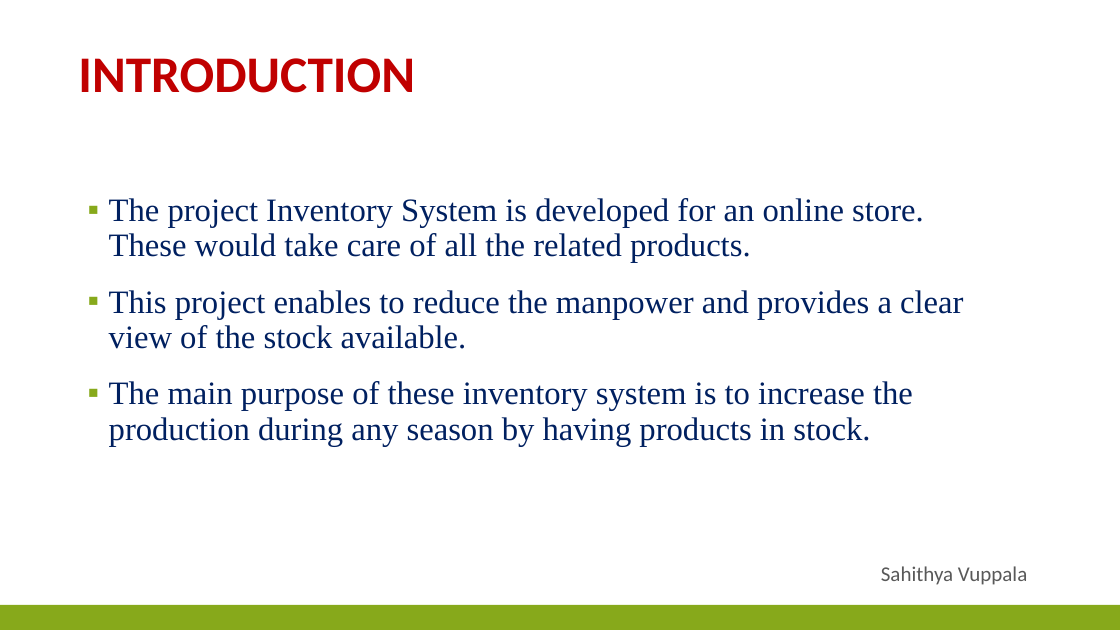
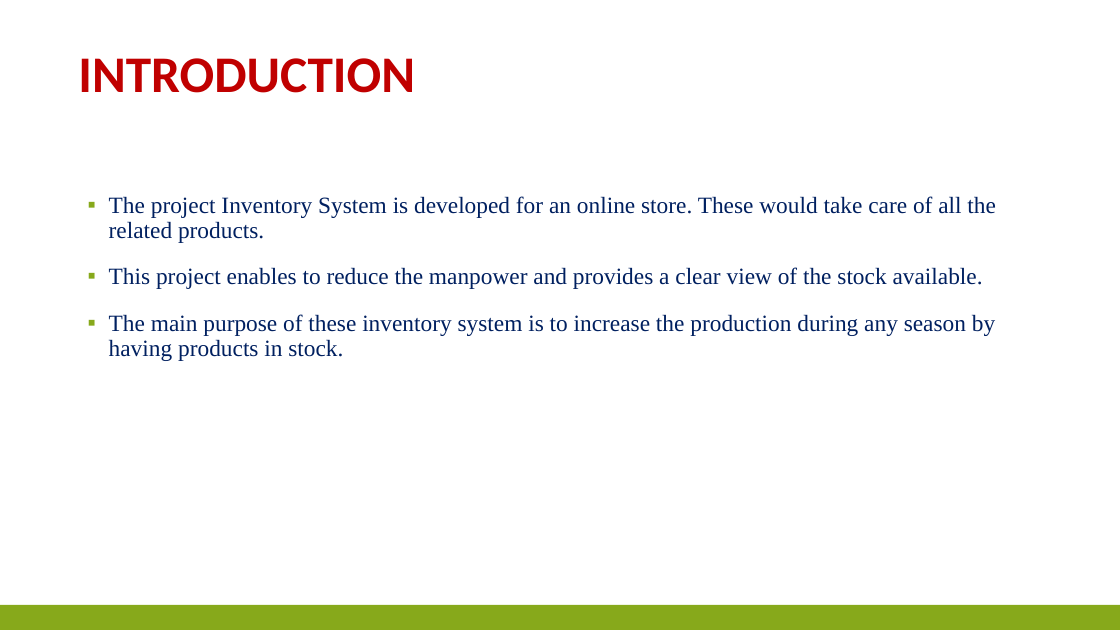
Before and after one commit to SahithyaVuppala/Inventory-System, a slide deck: slide 4 of InventorySystem-FinalPresentation.pptx. Drawn at 1120x630 pixels with LibreOffice and Linux fonts; fonts in the diff are those of the drawing. Boxes give left, top, right and bottom in pixels: in the first picture for what was removed or moved away, otherwise in the second. Text is boxed around its words. In the diff, an @@ line names an element or a change of style, - is before the commit and + after.

```diff
--- a/InventorySystem-FinalPresentation.pptx
+++ b/InventorySystem-FinalPresentation.pptx
@@ text "The project Inventory System is ..." at bbox=[109, 196, 996, 361]: size 28 to 20 pt @@
@@ text removed at bbox=[881, 566, 1027, 585] @@
-Sahithya Vuppala
```
Also in this commit, not shown: 7 other slides changed, 1 slide added, 15 slides removed.
